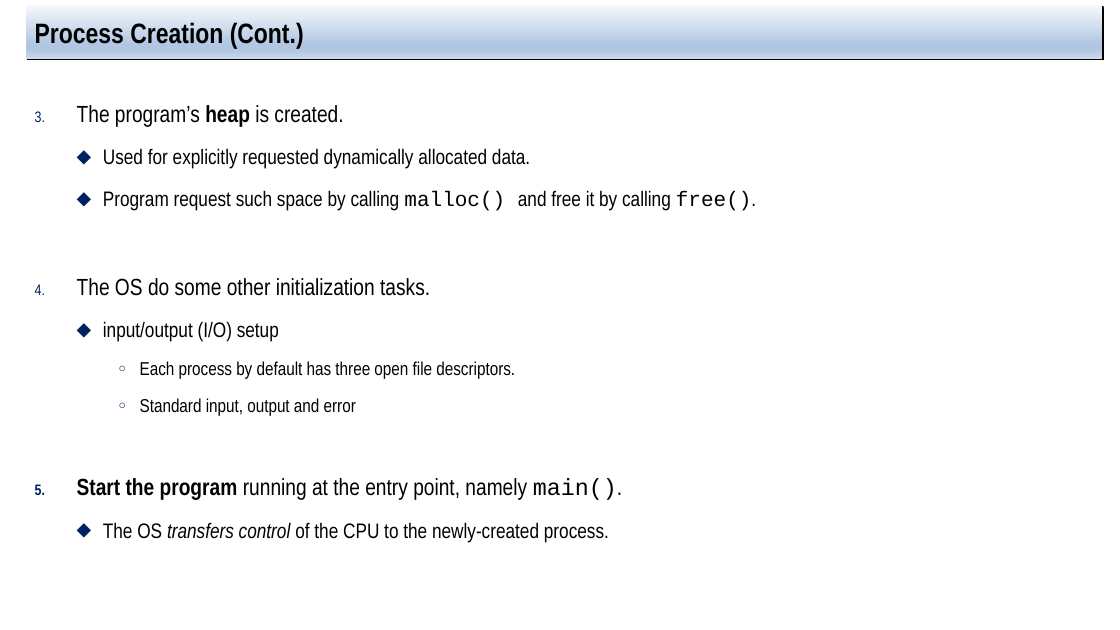
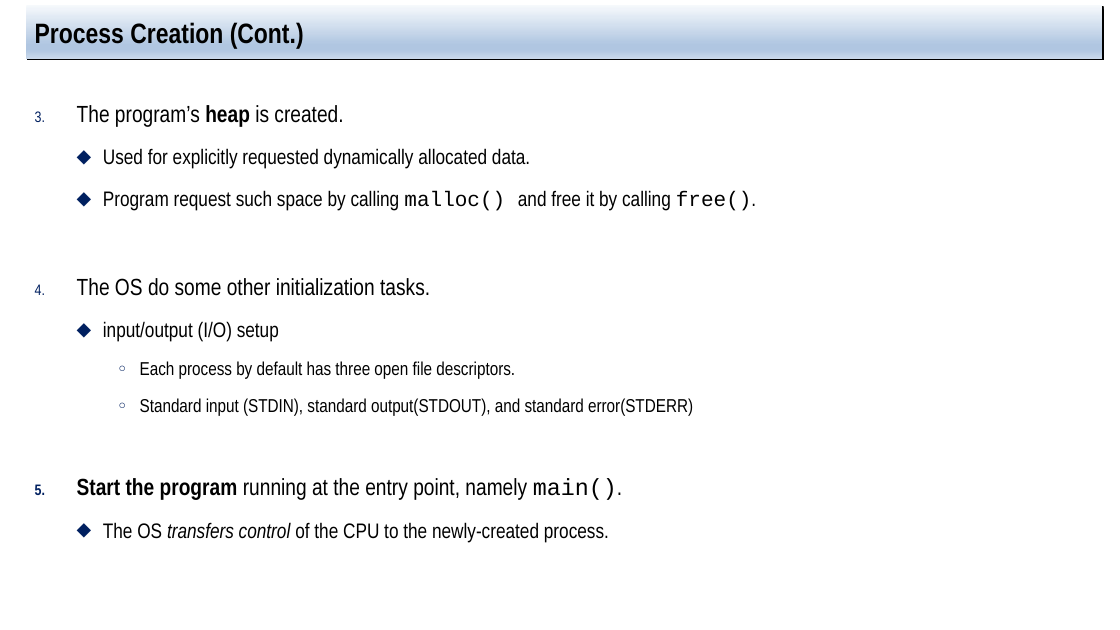
Before and after one commit to jachermocilla/extra-course-materials, a slide deck: slide 10 of cmsc125/ostep/slides/01.Virtualization/04.The_abstraction_the_process.pptx (slide 9 before the commit). Drawn at 1120x630 pixels with LibreOffice and Linux fonts; fonts in the diff are those of the drawing. Boxes give left, top, right and bottom in pixels: in the first picture for what was removed or moved away, otherwise in the second. Text is boxed around its words. In the diff, an @@ line names an element or a change of style, - is before the commit and + after.

```diff
--- a/cmsc125/ostep/slides/01.Virtualization/04.The_abstraction_the_process.pptx
+++ b/cmsc125/ostep/slides/01.Virtualization/04.The_abstraction_the_process.pptx
@@ text at [140, 398, 693, 416]: text changed @@
-    ○ Standard input, output and error
+    ○ Standard input (STDIN), standard output(STDOUT), and standard error(STDERR)
```
Also in this commit, not shown: 10 other slides changed, 3 slides added, 1 other file.
